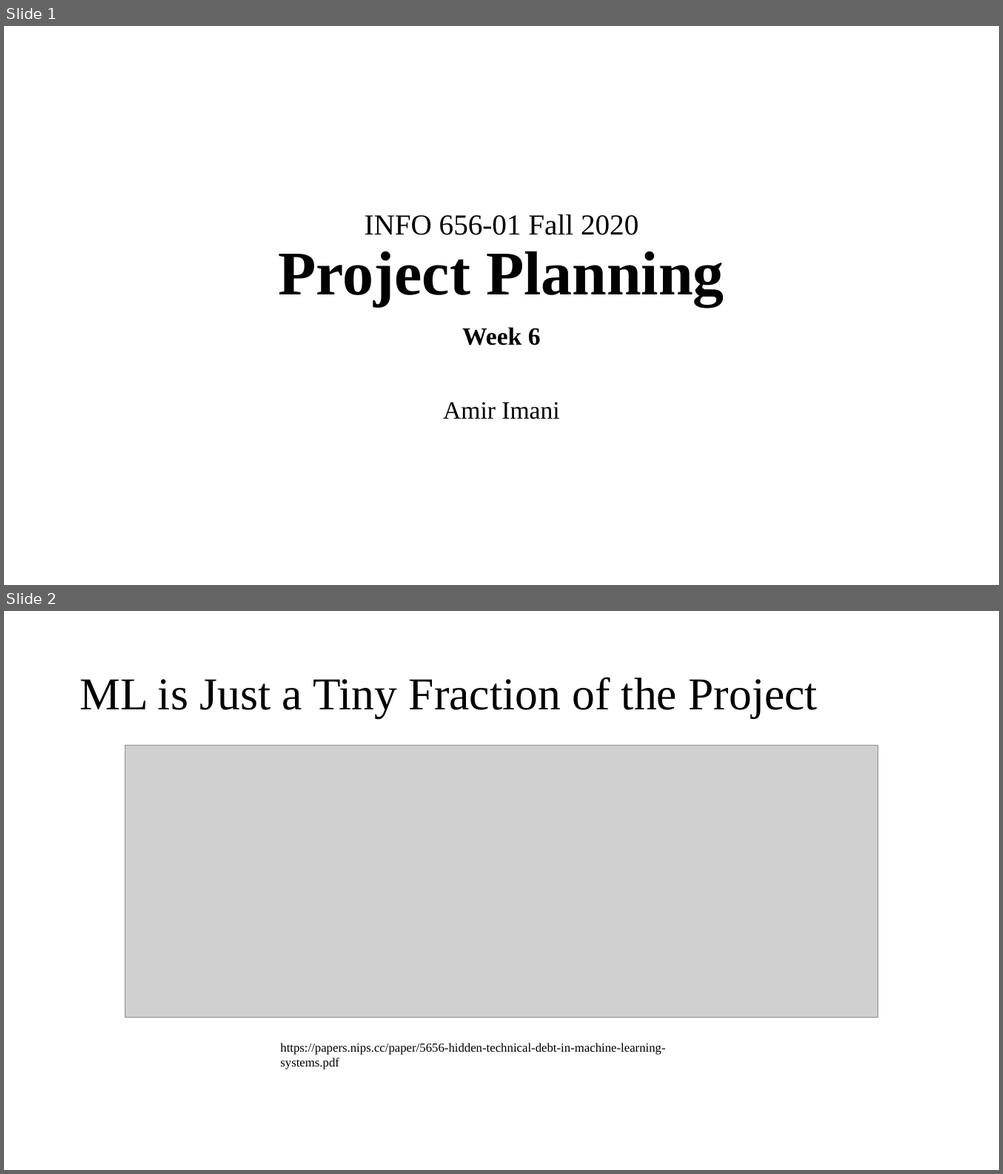
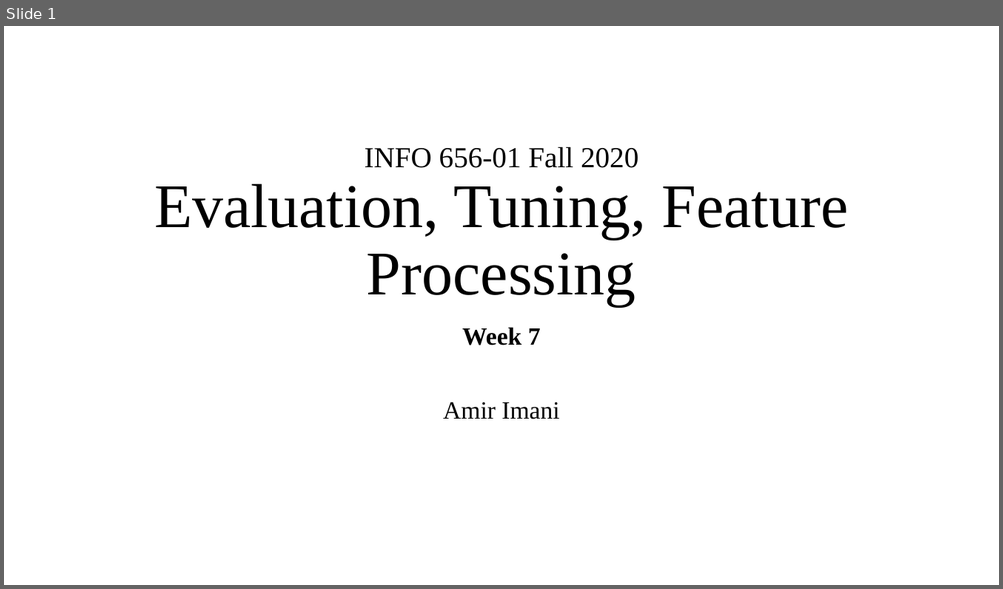
Before and after one commit to Amirosimani/Machine_Learning_Pratt, a slide deck: course slides/week_06.pptx. Shown one above the other, each under a label of ours: slides 1 and 2 before the commit, slide 1 after it. The pictures are 1003x1174 and 1003x589 pixels, drawn with LibreOffice and Linux fonts; fonts in the diff are those of the drawing; grey boxes stand for pictures. Boxes give left, top, right and bottom in pixels: in the first picture for what was removed or moved away, otherwise in the second. Text is boxed around its words. In the diff, an @@ line names an element or a change of style, - is before the commit and + after.

```diff
--- a/course slides/week_06.pptx
+++ b/course slides/week_06.pptx
@@ slide 2 removed at bbox=[4, 611, 999, 1170], background #FFFFFF @@
@@ title removed at bbox=[79, 677, 817, 718] @@
-ML is Just a Tiny Fraction of the Project
@@ picture removed at bbox=[125, 745, 877, 1017] @@
@@ text removed at bbox=[280, 1043, 665, 1070] @@
-https://papers.nips.cc/paper/5656-hidden-technical-debt-in-machine-learning-systems.pdf
@@ slide 1 changed as well @@
@@ title at bbox=[154, 147, 848, 306]: text changed; size 28 to 60 pt @@
-INFO 656-01 Fall 2020
-Project Planning
+INFO 656-01 Fall 2020
+Evaluation, Tuning, Feature Processing
@@ subtitle at bbox=[462, 327, 540, 346]: text changed @@
-Week 6
+Week 7
```
Also in this commit, not shown: 9 slides added, 4 other slides removed, 10 other files.
